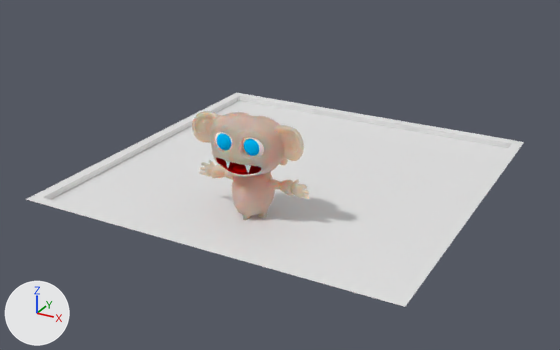
A saved change to the Blender file characters/evil cornelius.blend.
One viewpoint serves both versions: a 50 mm camera at (7.35, -12.62, 6.08) aimed at (-0.29, 1.27, -0.87). The axes (+X, +Y, +Z) are drawn at lower left. The lights are the same throughout.

In view in the first picture: 'Cornelius', 'CorneliusEyes', 'Plane'.
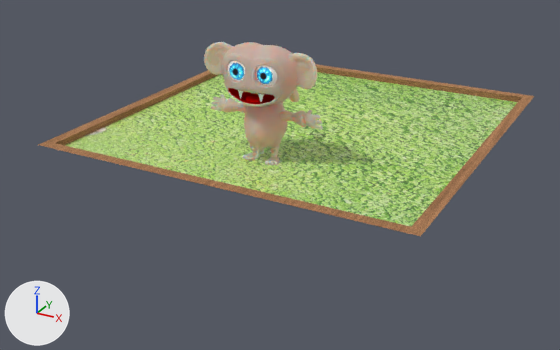
Boxes [x1, y1, x2, y2] around the edits, measured in the pictures (560 x 350 px):
'Plane', surface changed, recoloured, moved: before [26, 93, 524, 307]; after [38, 64, 534, 236]
'Cornelius', moved: before [192, 111, 309, 220]; after [204, 42, 323, 165]
'CorneliusEyes', surface changed, moved: before [215, 132, 264, 157]; after [228, 61, 277, 86]

What changed in the scene script:
```text
Add img_002_jpg:
    img_002_jpg = load_image('002.jpg', '_unpacked/002.jpg', 1600, 1200, 'Non-Color')
Add img_617l7kqfhkl_jpg:
    img_617l7kqfhkl_jpg = load_image('617L7KQfhkL.jpg', '_unpacked/617L7KQfhkL.jpg', 1080, 1080, 'sRGB')
Add ng_woodp_002:
    ng_woodp_002 = bpy.data.node_groups.new('WoodP.002', 'ShaderNodeTree')
    # nodes: BsdfAnisotropic, BsdfDiffuse, Fresnel, Mapping, Math, Mix, MixShader, TexCoord, TexNoise
    # colours: beige #ffbf8c, brown #351600
Change mat_cornea:
    remove # nodes: BsdfDiffuse, OutputMaterial
    remove # colours: cyan #00bcff
    nodes: BsdfPrincipled, OutputMaterial, TexImage x2
    uses the picture img_617l7kqfhkl_jpg
Change mat_material_004:
    remove mat_material_004.base_color = (0.8, 0.8, 0.8)  # white #e7e7e7
    add mat_material_004.texture = img_002_jpg
Add mat_woodp:
    mat_woodp = bpy.data.materials.new('WoodP')
    mat_woodp.use_nodes = True; mat_woodp.node_tree.nodes.clear()
    _N = mat_woodp.node_tree.nodes; _L = mat_woodp.node_tree.links
    n0 = _N.new('ShaderNodeOutputMaterial'); n0.name = 'Material Output'
    n1 = _N.new('ShaderNodeGroup'); n1.name = 'Group.007'
    n1.node_tree = ng_woodp_002
    n1.inputs[0].default_value = (1.0, 0.522, 0.263, 1.0)  # 'Color2', beige #ffbf8c
    n1.inputs[1].default_value = (0.0357, 0.00825, 0.0, 1.0)  # 'Color1', brown #351600
    n1.inputs[2].default_value = 1.4  # 'IOR'
    _L.new(n1.outputs[0], n0.inputs[0])  # 'Shader' to 'Surface'
Change me_plane:
    where me_plane.from_pydata(...)  # 12 vertices, 9 faces; spans x -1.06..1.06, y -1.06..1.06, z 0.0..0.04
    used by ob_plane; location = (-0.16, 1.8, -1.02); scale = (3.92, 3.92, 3.92)
    me_plane part 1: all 8 faces centred in x -1.03..1.03, y -1.03..1.03, z 0.02..0.04 switch from mat_material_004 (white #e7e7e7) to mat_woodp
Change ob_corneliuseyes:
    ob_corneliuseyes.location: (0.0, -0.93, -0.27) -> (0.0, -0.4, 1.0)
Change ob_cornelius:
    ob_cornelius.location: (0.0, -0.93, -0.27) -> (0.0, -0.4, 1.0)
Change ob_plane:
    ob_plane.location: (-0.16, 1.8, -1.02) -> (-0.16, 2.32, 0.02)
```
